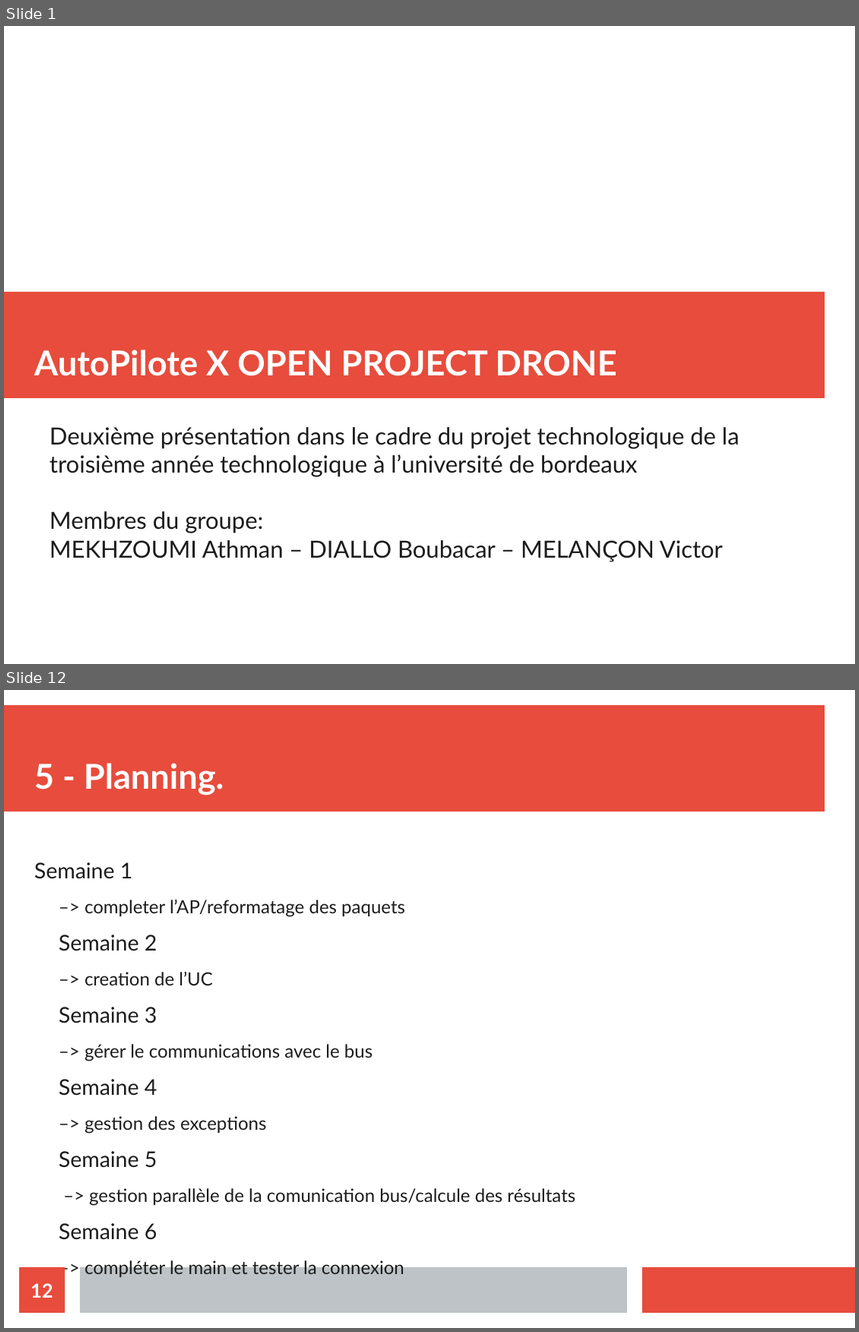
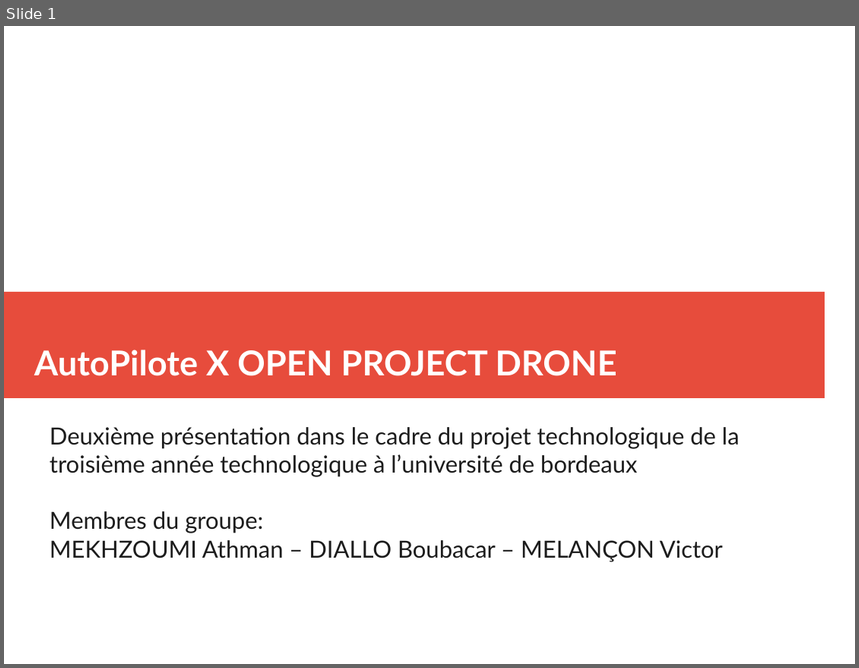
Before and after one commit to athmanmekh/AuttoPIlote-X-OPEN-PILOT, a slide deck: presentation/presentation 2/diapoPresentation.odp. Shown one above the other, each under a label of ours: slides 1 and 12 before the commit, slide 1 after it; the slides between them are not shown. The pictures are 859x1332 and 859x668 pixels, drawn with LibreOffice and Linux fonts; fonts in the diff are those of the drawing. Boxes give left, top, right and bottom in pixels: in the first picture for what was removed or moved away, otherwise in the second. Text is boxed around its words. In the diff, an @@ line names an element or a change of style, - is before the commit and + after.

```diff
--- a/presentation/presentation 2/diapoPresentation.odp
+++ b/presentation/presentation 2/diapoPresentation.odp
@@ slide 12 removed at box(4, 690, 855, 1328), background #FFFFFF @@
@@ rectangle removed at box(4, 705, 825, 812) @@
@@ title removed at box(34, 763, 224, 795) @@
-5 - Planning.
@@ text removed at box(34, 863, 576, 1277) @@
-Semaine 1
-  –> completer l’AP/reformatage des paquets
-Semaine 2
-  –> creation de l’UC
-Semaine 3
-  –> gérer le communications avec le bus
-Semaine 4
-  –> gestion des exceptions
-Semaine 5
-  –> gestion parallèle de la comunication bus/calcule des résultats
-Semaine 6
-  –> compléter le main et tester la connexion
@@ page number removed at box(19, 1268, 65, 1313) @@
-12
@@ rectangle removed at box(80, 1268, 627, 1313) @@
@@ rectangle removed at box(643, 1268, 855, 1313) @@
```
Also in this commit, not shown: 8 slides changed, 1 slide added, 2 other slides removed, 1 other file.
